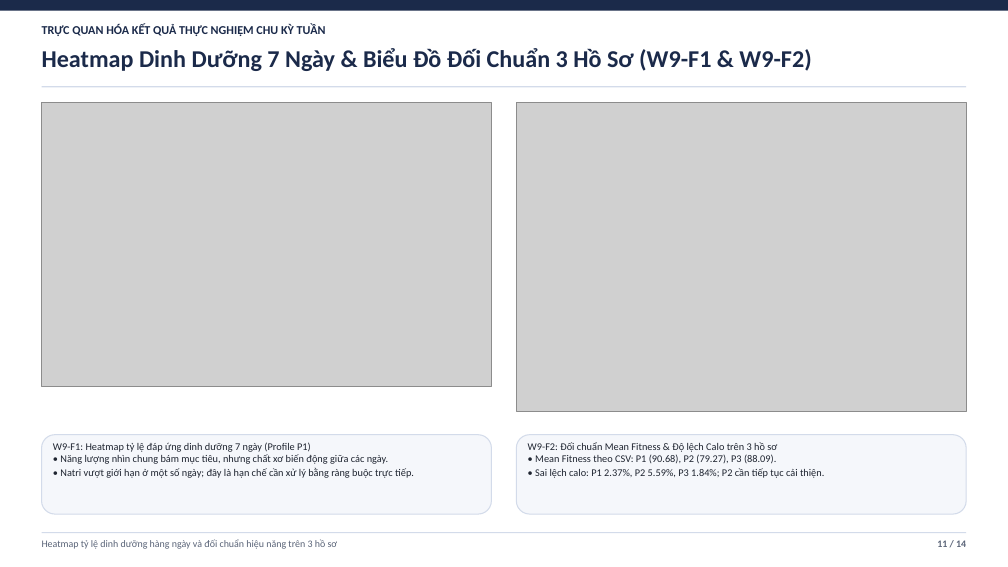
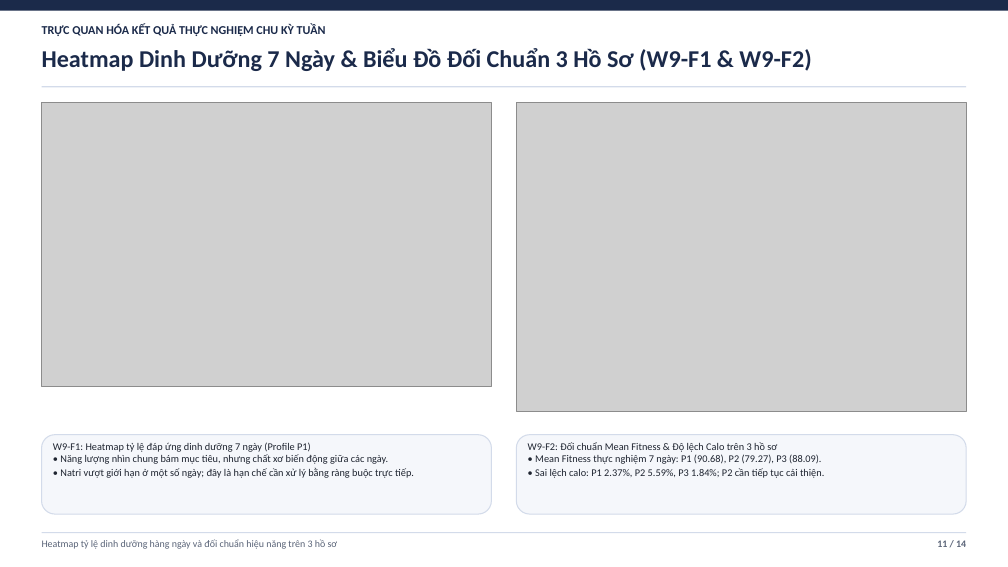
Before and after one commit to duylequang2303/DBO_heathcare, a slide deck: slide 11 of docs/slides/Slide_Bao_Cao_Tuan_8_9_DBO_IDBO.pptx. Drawn at 1008x567 pixels with LibreOffice and Linux fonts; fonts in the diff are those of the drawing; grey boxes stand for pictures. Boxes give left, top, right and bottom in pixels: in the first picture for what was removed or moved away, otherwise in the second. Text is boxed around its words. In the diff, an @@ line names an element or a change of style, - is before the commit and + after.

```diff
--- a/docs/slides/Slide_Bao_Cao_Tuan_8_9_DBO_IDBO.pptx
+++ b/docs/slides/Slide_Bao_Cao_Tuan_8_9_DBO_IDBO.pptx
@@ text at (528,442,824,478): text changed @@
-W9-F2: Đối chuẩn Mean Fitness & Độ lệch Calo trên 3 hồ sơ
-• Mean Fitness theo CSV: P1 (90.68), P2 (79.27), P3 (88.09).
-• Sai lệch calo: P1 2.37%, P2 5.59%, P3 1.84%; P2 cần tiếp tục cải thiện.
+W9-F2: Đối chuẩn Mean Fitness & Độ lệch Calo trên 3 hồ sơ
+• Mean Fitness thực nghiệm 7 ngày: P1 (90.68), P2 (79.27), P3 (88.09).
+• Sai lệch calo: P1 2.37%, P2 5.59%, P3 1.84%; P2 cần tiếp tục cải thiện.
```
Also in this commit, not shown: 3 other slides changed, 2 other files.
